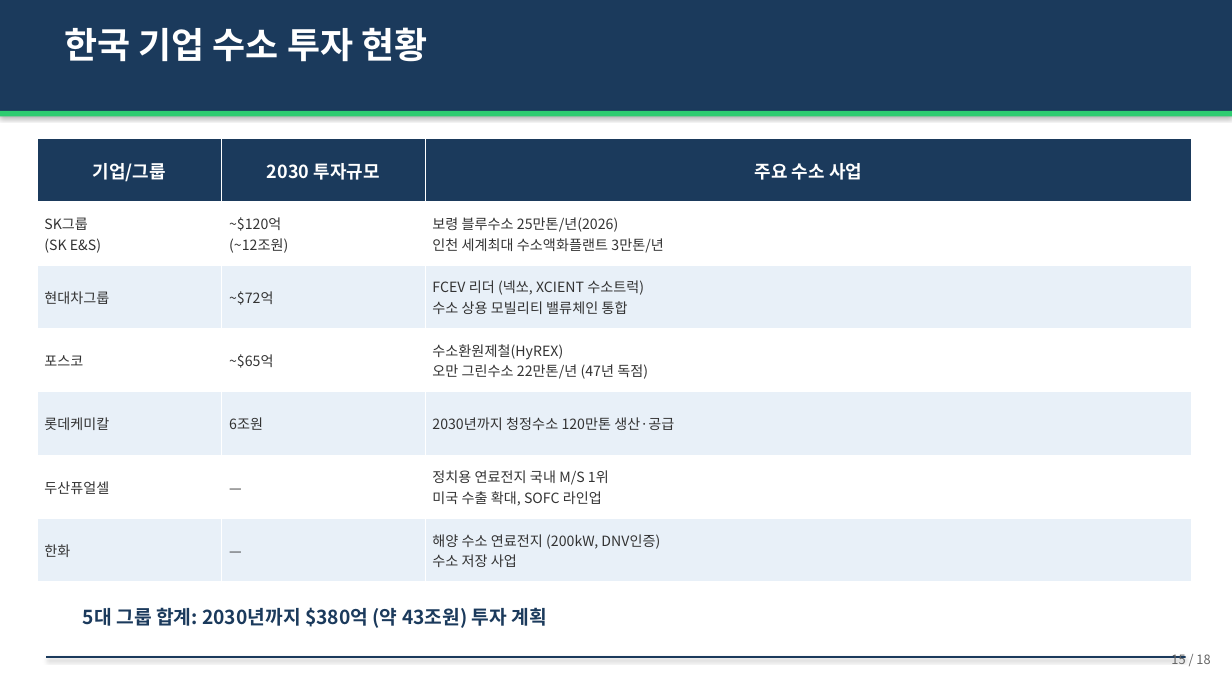
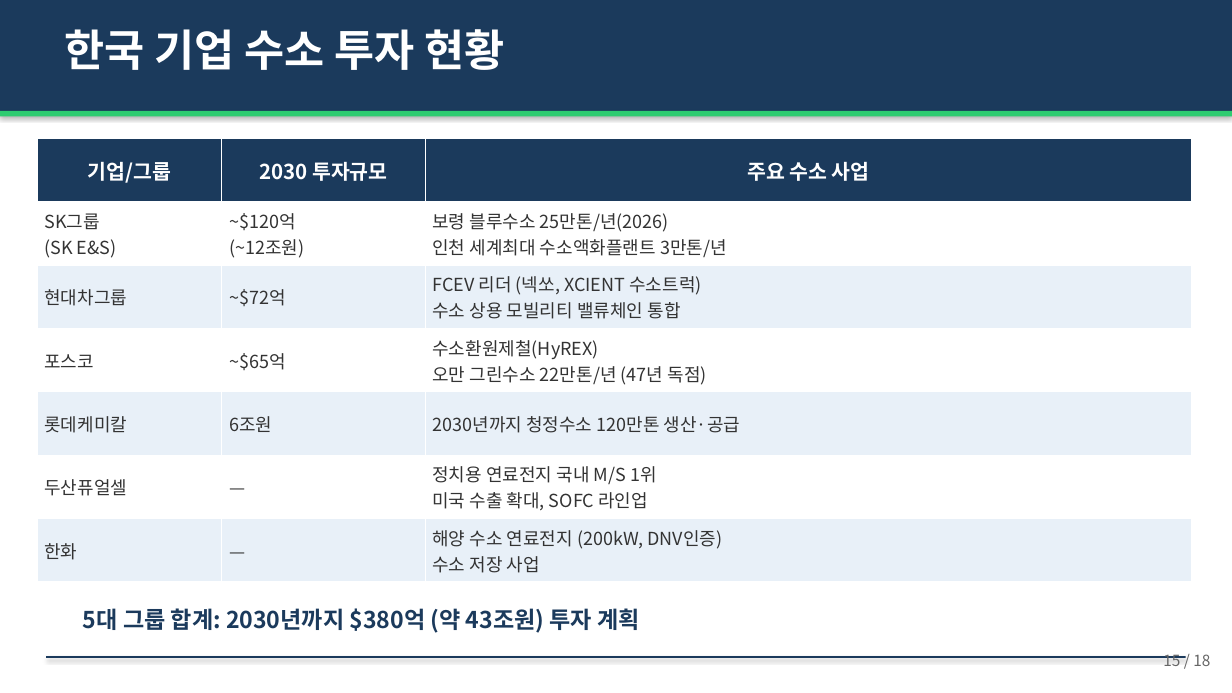
Before and after one commit to hpark1947/Hydrogen, a slide deck: slide 15 of Prompts/수소에너지_발표자료.pptx. Drawn at 1232x693 pixels with LibreOffice and Linux fonts; fonts in the diff are those of the drawing. Boxes give left, top, right and bottom in pixels: in the first picture for what was removed or moved away, otherwise in the second. Text is boxed around its words. In the diff, an @@ line names an element or a change of style, - is before the commit and + after.

```diff
--- a/Prompts/수소에너지_발표자료.pptx
+++ b/Prompts/수소에너지_발표자료.pptx
@@ text "한국 기업 수소 투자 현황" at (64,29,505,70): size 28 to 34 pt @@
@@ table at (37,139,1192,582) @@
@@ size 14 to 16 pt in "기업/그룹", "2030 투자규모", "주요 수소 사업" @@
@@ size 11 to 14 pt @@
@@ text "5대 그룹 합계: 2030년까지 $380억 ..." at (83,608,640,633): size 15 to 18 pt @@
@@ text "15 / 18" at (1163,654,1210,666): size 10 to 12 pt @@
```
Also in this commit, not shown: 17 other slides changed, 1 other file.
